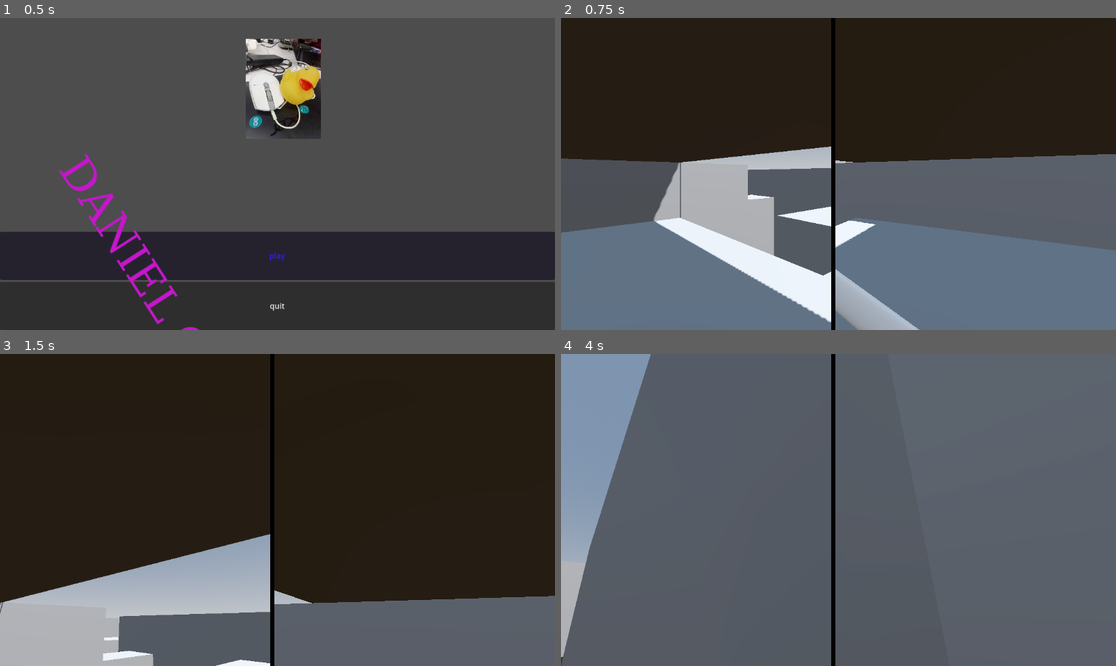
Above: before the commit, frames 1-4 (two rows, left to right).
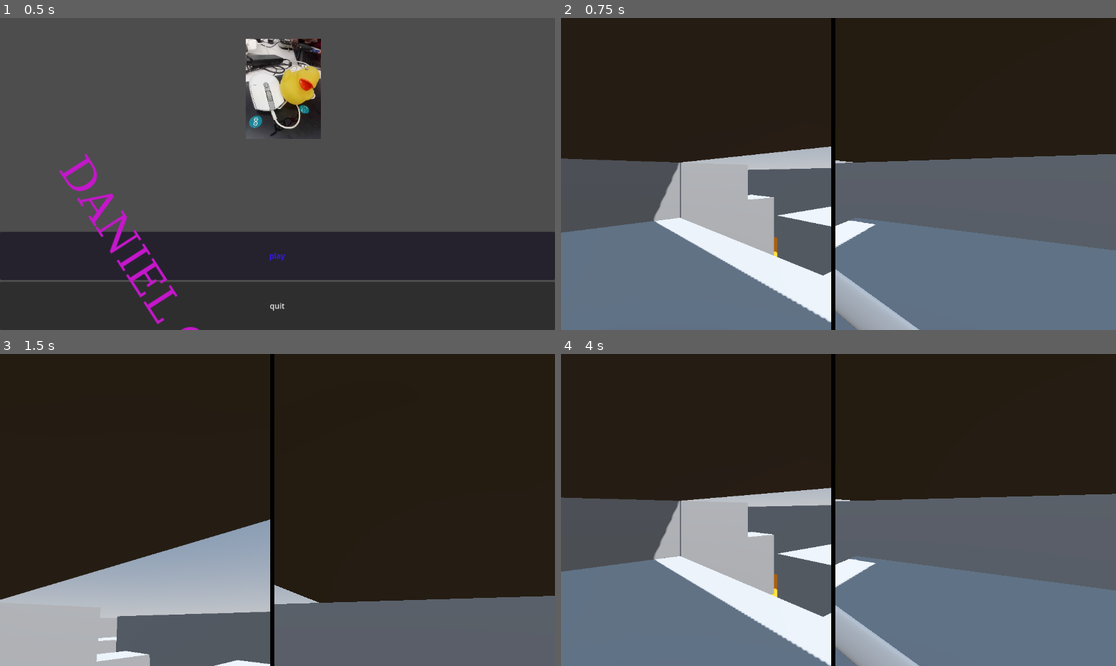
Above: after the commit, the same moments.

Repository: Sensei-whoop/Project-Daniel
Game: Godot game, scene res://mainmenu.tscn
The game is run twice, just before and just after one commit, with the same random seed, the same clock (stepped at 60 frames per second) and the same inputs.
Inputs (mouse positions are in pixels of both pictures, inside the frame that each line leads up to):
- Up to frame 1 (0.5 s): no input
- Up to frame 2 (0.75 s): click "play" at 0.5 s
- Up to frame 3 (1.5 s): tap Enter (ui_accept) at 1.25 s; move the mouse to (305, 510) at 1.27 s; hold Up (ui_up) from 1.28 s (still down); click (305, 510) at 1.35 s
- Up to frame 4 (4 s): keep holding Up (ui_up); tap Enter (ui_accept) at 1.52, 2.27, 3.77 s; move the mouse to (810, 510) at 2.02 s; click (810, 510) at 2.1 s; move the mouse to (849, 503) at 2.77 s; click (849, 503) at 2.85 s; move the mouse to (832, 516) at 3.52 s; click (832, 516) at 3.6 s

Frame 1 is identical in both runs. In frame 2, less than 0.1% of the frame differs, in the area x 38-40%, y 70-77%; in frame 3, 1.8%; in frame 4, 81%, in the area x 0-100%, y 0-100%.

Commit message:
Updated Player Movement and added enemies and way too much, should've committed more often but too late I guess

Diff:
--- a/Entities/Player.tscn
+++ b/Entities/Player.tscn
@@ -1,7 +1,8 @@
-[gd_scene load_steps=8 format=3 uid="uid://c4scmsxqblxxm"]
+[gd_scene load_steps=9 format=3 uid="uid://c4scmsxqblxxm"]
 
 [ext_resource type="Script" path="res://Scripts/player_movement.gd" id="1_hm2fq"]
-[ext_resource type="PackedScene" uid="uid://bgfexwjvk6kec" path="res://sword.glb" id="2_pvw12"]
+[ext_resource type="PackedScene" uid="uid://r0vm4f0wfpkg" path="res://sword.glb" id="2_pvw12"]
+[ext_resource type="Shape3D" uid="uid://dgcubos03d4uu" path="res://Enemy_View_Frustrum.tres" id="3_j5cru"]
 
 [sub_resource type="CapsuleShape3D" id="CapsuleShape3D_go28g"]
 
@@ -74,7 +75,7 @@
 "RESET": SubResource("Animation_gj38u")
 }
 
-[node name="Player" type="CharacterBody3D"]
+[node name="Player" type="CharacterBody3D" groups=["Player"]]
 script = ExtResource("1_hm2fq")
 
 [node name="CollisionShape3D" type="CollisionShape3D" parent="."]
@@ -96,3 +97,16 @@
 libraries = {
 "": SubResource("AnimationLibrary_cg5ef")
 }
+
+[node name="Area3D" type="Area3D" parent="." groups=["Player"]]
+transform = Transform3D(1.5, 0, 0, 0, 1.5, 0, 0, 0, 1.5, 0, 0, 0)
+
+[node name="CollisionShape3D" type="CollisionShape3D" parent="Area3D"]
+transform = Transform3D(-1, 0, -8.74228e-08, 0, 1, 0, 8.74228e-08, 0, -1, 0, 0, 0)
+shape = ExtResource("3_j5cru")
+
+[node name="Invulnerability_Timer" type="Timer" parent="."]
+wait_time = 1.5
+
+[connection signal="body_entered" from="Area3D" to="." method="_on_area_3d_body_entered"]
+[connection signal="body_exited" from="Area3D" to="." method="_on_area_3d_body_exited"]
--- /dev/null
+++ b/Entities/basic_enemy.tscn
@@ -0,0 +1,6 @@
+[gd_scene load_steps=2 format=3 uid="uid://brt5mx7mcaydw"]
+
+[ext_resource type="Script" path="res://node_3d.gd" id="1_w6ole"]
+
+[node name="Node3D" type="Node3D"]
+script = ExtResource("1_w6ole")
--- a/Entities/enemy.tscn
+++ b/Entities/enemy.tscn
@@ -1,20 +1,33 @@
-[gd_scene load_steps=4 format=3 uid="uid://dg43ifv8ofbwb"]
+[gd_scene load_steps=6 format=3 uid="uid://dg43ifv8ofbwb"]
 
 [ext_resource type="Shape3D" uid="uid://dgcubos03d4uu" path="res://Enemy_View_Frustrum.tres" id="1_gg6qv"]
+[ext_resource type="Script" path="res://Scripts/enemy.gd" id="1_o854f"]
+[ext_resource type="PackedScene" uid="uid://byohav0noravi" path="res://DanielTheDuck4.glb" id="3_2f8rn"]
 
 [sub_resource type="SphereShape3D" id="SphereShape3D_x47di"]
 
-[sub_resource type="SphereMesh" id="SphereMesh_4tiwr"]
+[sub_resource type="SphereShape3D" id="SphereShape3D_u4wu2"]
+radius = 1.0
 
-[node name="Enemy" type="CharacterBody3D"]
+[node name="Enemy" type="CharacterBody3D" groups=["Enemy"]]
+script = ExtResource("1_o854f")
 
 [node name="CollisionShape3D" type="CollisionShape3D" parent="."]
 shape = SubResource("SphereShape3D_x47di")
 
-[node name="MeshInstance3D" type="MeshInstance3D" parent="."]
-mesh = SubResource("SphereMesh_4tiwr")
-
 [node name="Area3D" type="Area3D" parent="."]
+transform = Transform3D(-1, 0, -8.74228e-08, 0, 1, 0, 8.74228e-08, 0, -1, 0, 0, 0)
 
 [node name="CollisionShape3D" type="CollisionShape3D" parent="Area3D"]
 shape = ExtResource("1_gg6qv")
+
+[node name="DanielTheDuck4" parent="." instance=ExtResource("3_2f8rn")]
+transform = Transform3D(0.05, 0, 0, 0, 0.05, 0, 0, 0, 0.05, 0, 0, 0)
+
+[node name="Area3D2" type="Area3D" parent="."]
+
+[node name="CollisionShape3D" type="CollisionShape3D" parent="Area3D2"]
+shape = SubResource("SphereShape3D_u4wu2")
+
+[connection signal="body_entered" from="Area3D" to="." method="_on_area_3d_body_entered"]
+[connection signal="body_entered" from="Area3D2" to="." method="_on_area_3d_2_body_entered"]
--- a/Lvls/test_scene.tscn
+++ b/Lvls/test_scene.tscn
@@ -1,8 +1,10 @@
-[gd_scene load_steps=7 format=3 uid="uid://datb5jxyatq13"]
+[gd_scene load_steps=9 format=3 uid="uid://datb5jxyatq13"]
 
 [ext_resource type="Script" path="res://Scripts/Initialisation.gd" id="1_4sfg0"]
 [ext_resource type="PackedScene" uid="uid://c4scmsxqblxxm" path="res://Entities/Player.tscn" id="1_fgs5g"]
 [ext_resource type="PackedScene" uid="uid://cyf88uaf00lc1" path="res://Other/camera_setup.tscn" id="2_nbpvl"]
+[ext_resource type="PackedScene" uid="uid://dg43ifv8ofbwb" path="res://Entities/enemy.tscn" id="4_6uy8y"]
+[ext_resource type="PackedScene" uid="uid://bdjircr84upqa" path="res://Other/death.tscn" id="5_y4kbx"]
 
 [sub_resource type="ProceduralSkyMaterial" id="ProceduralSkyMaterial_wabp8"]
 sky_horizon_color = Color(0.64625, 0.65575, 0.67075, 1)
@@ -112,3 +114,12 @@
 transform = Transform3D(1, 0, 0, 0, 1, 0, 0, 0, 1, 0, 2, 0)
 
 [node name="Camera Setup" parent="." instance=ExtResource("2_nbpvl")]
+
+[node name="Enemy" parent="." instance=ExtResource("4_6uy8y")]
+transform = Transform3D(-1, 0, -8.74228e-08, 0, 1, 0, 8.74228e-08, 0, -1, -30, 1.5, -30)
+
+[node name="Death" parent="." instance=ExtResource("5_y4kbx")]
+transform = Transform3D(1, 0, 0, 0, 1, 0, 0, 0, 1, 0, -7.5, -150)
+
+[connection signal="player_died" from="Player" to="." method="_on_player_player_died"]
+[connection signal="player_fell" from="Death" to="." method="_on_death_player_fell"]
--- /dev/null
+++ b/Other/death.gd
@@ -0,0 +1,11 @@
+extends Node3D
+
+signal player_fell()
+
+func _on_area_3d_body_entered(body: Node3D) -> void:
+	if body.is_in_group("Player"):
+		player_fell.emit()
+
+	if body.is_in_group("Enemy"):
+		var enemy = body
+		enemy.take_damage(1000)
--- /dev/null
+++ b/Other/death.tscn
@@ -0,0 +1,26 @@
+[gd_scene load_steps=5 format=3 uid="uid://bdjircr84upqa"]
+
+[ext_resource type="Script" path="res://Other/death.gd" id="1_2il8g"]
+
+[sub_resource type="BoxMesh" id="BoxMesh_m0bgx"]
+size = Vector3(300, 3, 300)
+
+[sub_resource type="StandardMaterial3D" id="StandardMaterial3D_5e6lc"]
+albedo_color = Color(1, 0.498039, 0, 1)
+
+[sub_resource type="BoxShape3D" id="BoxShape3D_xhj4r"]
+size = Vector3(300, 3, 300)
+
+[node name="Death" type="Node3D"]
+script = ExtResource("1_2il8g")
+
+[node name="Area3D" type="Area3D" parent="."]
+
+[node name="MeshInstance3D" type="MeshInstance3D" parent="Area3D"]
+mesh = SubResource("BoxMesh_m0bgx")
+surface_material_override/0 = SubResource("StandardMaterial3D_5e6lc")
+
+[node name="CollisionShape3D" type="CollisionShape3D" parent="Area3D"]
+shape = SubResource("BoxShape3D_xhj4r")
+
+[connection signal="body_entered" from="Area3D" to="." method="_on_area_3d_body_entered"]
--- a/Scripts/Initialisation.gd
+++ b/Scripts/Initialisation.gd
@@ -14,3 +14,11 @@
 
 
 	pass
+
+
+func _on_player_player_died() -> void:
+	get_tree().reload_current_scene()
+
+
+func _on_death_player_fell() -> void:
+	get_tree().reload_current_scene()
--- /dev/null
+++ b/Scripts/enemy.gd
@@ -0,0 +1,37 @@
+extends CharacterBody3D
+
+var health = 1
+var speed = 3
+
+var player_handle: CharacterBody3D = null
+
+func take_damage(damage: int)-> void:
+	health -= damage
+
+
+
+func _process(delta: float) -> void:
+	if health <= 0:
+		queue_free()
+
+func _physics_process(delta: float) -> void:
+	if player_handle != null:
+		look_at(player_handle.position)
+
+		var direction := (transform.basis * Vector3.FORWARD)
+		velocity = direction * speed
+
+	move_and_slide()
+
+func _on_area_3d_body_entered(body: Node3D) -> void:
+	if body.is_in_group("Player"):
+		player_handle = body
+		print(player_handle)
+
+func _on_area_3d_2_body_entered(body: Node3D) -> void:
+	if health < 0:
+		pass
+	if body.is_in_group("Player"):
+		var player = body
+
+		player.take_damage(2)
--- a/Scripts/player_movement.gd
+++ b/Scripts/player_movement.gd
@@ -7,6 +7,9 @@
 const friction = 10
 const air_resistance = 2.4
 
+var player_base_health = 2
+var player_health = 2
+
 const camera_angle = 45;
 
 var mouse_rotation = Vector2(0,0)
@@ -15,6 +18,10 @@
 var cam1vector
 var cam2vector
 
+var is_player_invincible = false
+
+signal player_died()
+
 func _input(event):
 	if event is InputEventMouseMotion:
 		mouse_rotation = event.relative * 2*PI/360
@@ -22,8 +29,16 @@
 
 	pass
 
+
+func take_damage(damage: int)->void:
+	if $Invulnerability_Timer.is_stopped() == false or $AnimationPlayer.is_playing():
+		pass
+	if is_player_invincible:
+		pass
+	player_health -= damage
+
 func _ready() -> void:
-
+	player_health = player_base_health
 
 	cam1vector = basis.rotated(Vector3.UP, camera_angle) * Vector3.RIGHT
 	cam2vector = basis.rotated(Vector3.UP, -camera_angle) * Vector3.RIGHT
@@ -31,6 +46,12 @@
 	$Camera3D2.basis = $Camera3D2.basis.rotated(Vector3.UP, -camera_angle)
 
 func _physics_process(delta: float) -> void:
+	if player_health <= 0 and not is_player_invincible:
+		player_died.emit()
+
+	elif is_player_invincible:
+		player_health = player_base_health
+
 	var horizontal_velocity = Vector3(velocity.x,0,velocity.z)
 
 	# Add the gravity.
@@ -52,8 +73,11 @@
 	if Input.is_action_just_pressed("attack"):
 		attack = true
 		$AnimationPlayer.play("Attack")
+		is_player_invincible = true
 
-	if $AnimationPlayer.is_playing():
+
+	if not $AnimationPlayer.is_playing():
+		is_player_invincible = false
 		attack = false
 
 
@@ -64,7 +88,10 @@
 
 
 	if attack:
-		velocity += 50 * (transform.basis * Vector3.FORWARD)
+		velocity += 20 * (transform.basis * Vector3.FORWARD)
+
+
+	horizontal_velocity = Vector3(velocity.x,0,velocity.z)
 
 	if is_on_floor() and not direction:
 		velocity -= horizontal_velocity * friction * delta
@@ -78,4 +105,34 @@
 	if Input.is_action_just_pressed("ui_accept") and is_on_floor():
 		velocity.y = JUMP_VELOCITY
 
+	if attack and len(attackable_enemies) > 0 and attackable_enemies[0].is_in_group("Enemy"):
+		is_player_invincible = true
+
+		$Invulnerability_Timer.start()
+		print(attackable_enemies[0])
+		var enemy = attackable_enemies[0]
+		position = enemy.position
+		enemy.take_damage(1);
+
+
+
 	move_and_slide()
+
+var attackable_enemies = Array([], TYPE_OBJECT, "Node", CharacterBody3D);
+
+func _on_area_3d_body_entered(body: Node3D) -> void:
+	if body.is_in_group("Enemy"):
+		attackable_enemies.append(body)
+	pass # Replace with function body.
+
+
+func _on_area_3d_body_exited(body: Node3D) -> void:
+	if not body.is_in_group("Enemy"):
+		pass
+
+	for i in range(len(attackable_enemies)-1):
+		if attackable_enemies[i] == body:
+
+			attackable_enemies.remove_at(i)
+
+	pass # Replace with function body.
--- a/project.godot
+++ b/project.godot
@@ -18,6 +18,11 @@
 [filesystem]
 
 import/blender/enabled=false
+
+[global_group]
+
+Enemy=""
+Player=""
 
 [input]
 
Not shown, changed: DanielTheDuck7.glb.import
Not shown, changed: enemy1.glb.import
Not shown, changed: handgun.glb.import
Not shown, changed: sword.glb.import
Not shown, added: Entities/eneEE17.tmp
